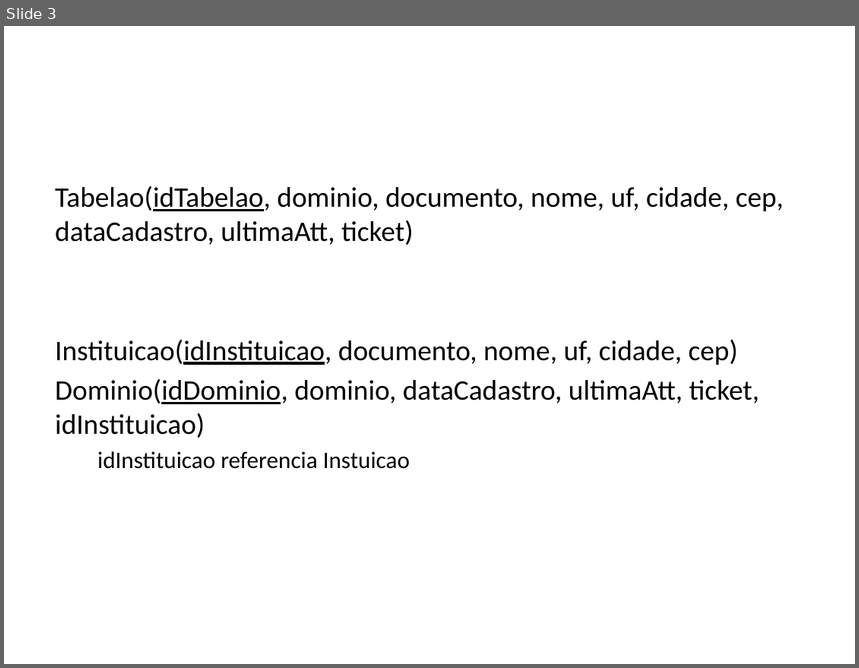
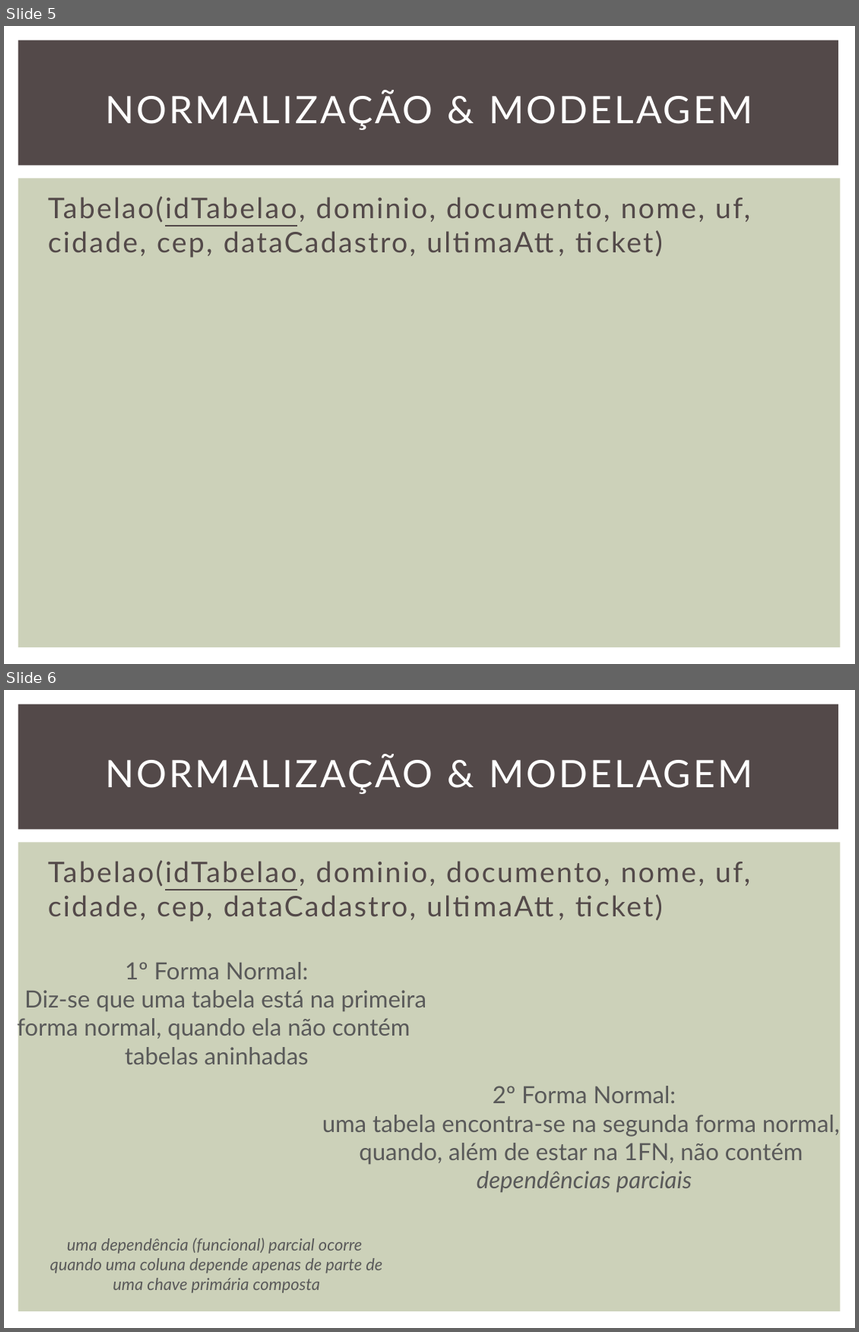
Before and after one commit to notzilly/fundBD-elc119, a slide deck: apresentacao.pptx. Shown one above the other, each under a label of ours: slide 3 before the commit, slides 5 and 6 after it. The pictures are 859x668 and 859x1332 pixels, drawn with LibreOffice and Linux fonts; fonts in the diff are those of the drawing. Boxes give left, top, right and bottom in pixels: in the first picture for what was removed or moved away, otherwise in the second. Text is boxed around its words. In the diff, an @@ line names an element or a change of style, - is before the commit and + after.

```diff
--- a/apresentacao.pptx
+++ b/apresentacao.pptx
@@ slide 6 added at [4, 690, 855, 1328], background #FFFFFF; not listed: 2 template elements that a slide beside it also shows @@
@@ title added at [105, 755, 753, 794], 32 pt, text #FFFFFF @@
+NORMALIZAÇÃO & MODELAGEM
@@ text added at [48, 860, 750, 922], 24 pt, text #534949 @@
+Tabelao(idTabelao, dominio, documento, nome, uf, cidade, cep, dataCadastro, ultimaAtt, ticket)
@@ text added at [17, 962, 427, 1065], 20 pt, text #595959 @@
+1º Forma Normal:
+Diz-se que uma tabela está na primeira
+forma normal, quando ela não contém
+tabelas aninhadas
@@ text added at [322, 1086, 840, 1192], 20 pt, text #595959 @@
+2º Forma Normal:
+uma tabela encontra-se na segunda forma normal,
+quando, além de estar na 1FN, não contém
+dependências parciais
@@ text added at [50, 1238, 382, 1293], 14 pt, text #595959, italic @@
+uma dependência (funcional) parcial ocorre
+quando uma coluna depende apenas de parte de
+uma chave primária composta
@@ what was slide 3 is now slide 5 @@
@@ slide 5 changed as well @@
@@ rectangle added at [18, 40, 839, 166], fill #534949 @@
@@ title added at [105, 91, 753, 130], 32 pt, text #FFFFFF @@
+NORMALIZAÇÃO & MODELAGEM
@@ rectangle added at [18, 178, 841, 648], fill #CCD1B9 @@
@@ text "Tabelao(idTabelao, dominio, documento, nome, uf, ...": place and size @@
-text "Tabelao(idTabelao, dominio, documento, nome, uf, ..." at [55, 186, 784, 469]
+text "Tabelao(idTabelao, dominio, documento, nome, uf, ..." at [48, 196, 750, 258]
@@ text "Tabelao(idTabelao, dominio, documento, nome, uf, ..." at [48, 196, 750, 258]: font Calibri to Lato, text colour #000000 to #534949, letter spacing 0 to 1.5 pt @@
@@ text at [55, 340, 759, 469]: paragraphs removed @@
-Instituicao(idInstituicao, documento, nome, uf, cidade, cep)
-Dominio(idDominio, dominio, dataCadastro, ultimaAtt, ticket, idInstituicao)
-  idInstituicao referencia Instuicao
```
Also in this commit, not shown: 1 other slide changed, 9 other slides added, 3 slides removed, 6 other files.
